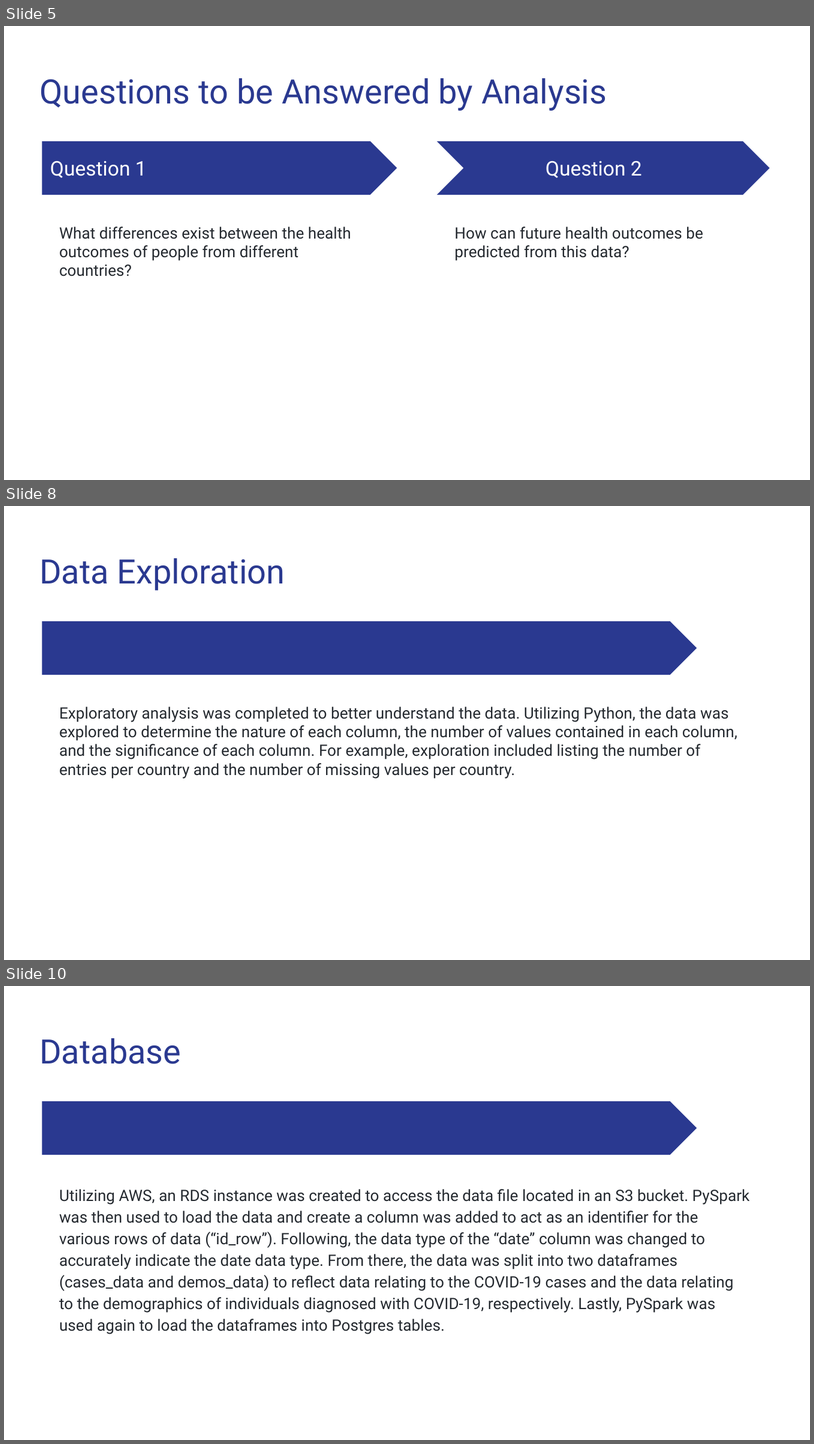
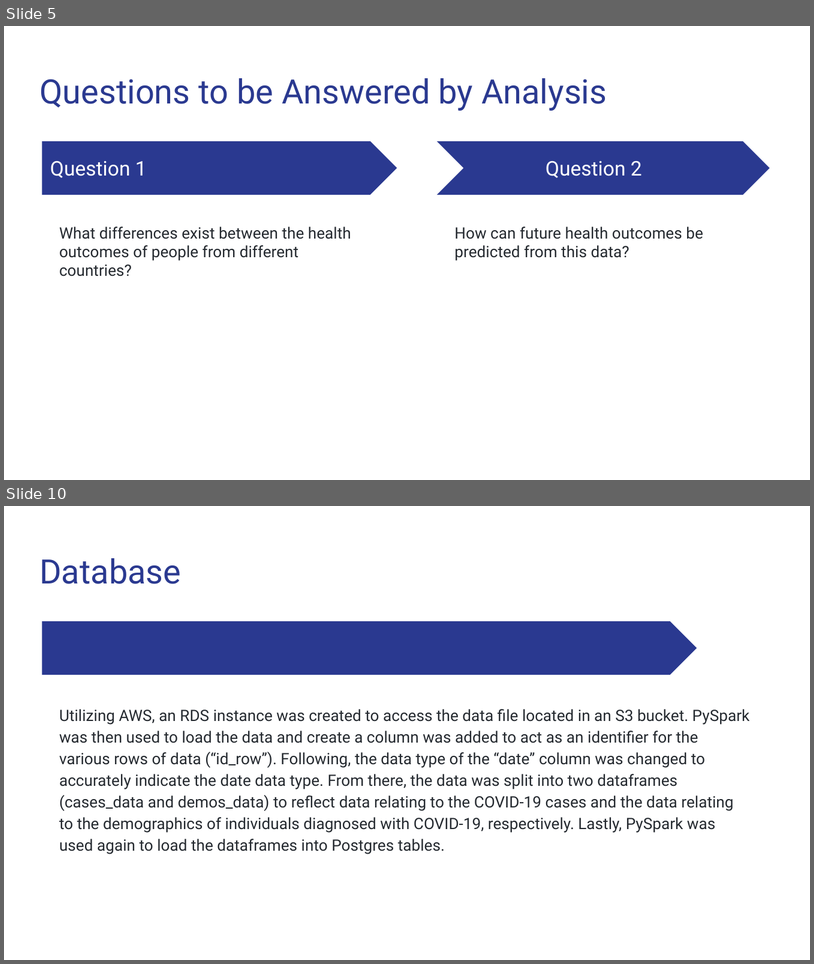
Before and after one commit to Magzzie/COVID-19_Analysis, a slide deck: COVID-19 Analysis.pptx. Shown one above the other, each under a label of ours: slides 5, 8 and 10 before the commit, slides 5 and 10 after it; the slides between them are not shown. The pictures are 814x1444 and 814x964 pixels, drawn with LibreOffice and Linux fonts; fonts in the diff are those of the drawing. Boxes give left, top, right and bottom in pixels: in the first picture for what was removed or moved away, otherwise in the second. Text is boxed around its words. In the diff, an @@ line names an element or a change of style, - is before the commit and + after.

```diff
--- a/COVID-19 Analysis.pptx
+++ b/COVID-19 Analysis.pptx
@@ slide 8 removed at (x1=4, y1=506, x2=810, y2=960), background #FFFFFF @@
@@ title removed at (x1=39, y1=558, x2=285, y2=591) @@
-Data Exploration
@@ pentagon arrow removed at (x1=42, y1=621, x2=696, y2=675) @@
@@ text removed at (x1=59, y1=706, x2=738, y2=778) @@
-Exploratory analysis was completed to better understand the data. Utilizing Python, the data was explored to determine the nature of each column, the number of values contained in each column, and the significance of each column. For example, exploration included listing the number of entries per country and the number of missing values per country.
```
Also in this commit, not shown: 3 slides changed, 2 slides added, 1 other slide removed.
